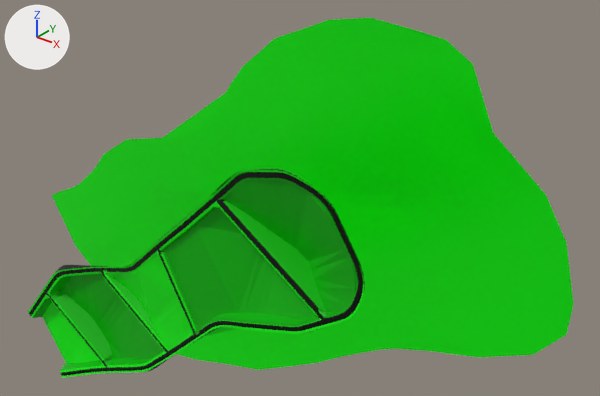
Two versions of the glTF model LandXML2glTF/LandXML/subdivision-2.0/subdivision-2.0.gltf, one commit apart.
Camera for both pictures: a 50 mm camera at (1595.0, -997.0, 1294.0) aimed at (571.0, 284.0, 500.0). The lights are fixed; the arrows at upper left show +X, +Y and +Z. Vertices at the same position are counted once.

The first picture shows 'LandXML Surface :EG', 'LandXML Surface :FG'.
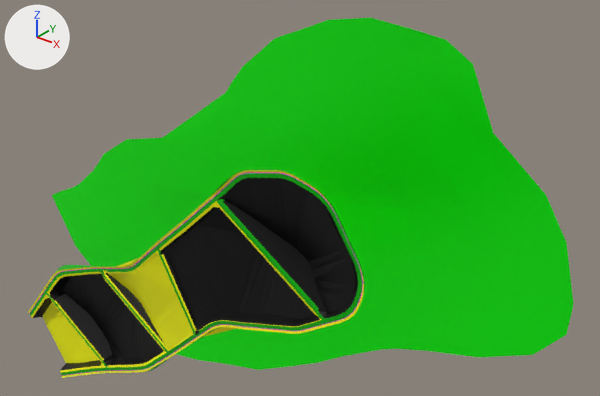
Changed parts and their boxes [x1, y1, x2, y2] in the pictures (600 x 396 px):
part 1 of me_fg, recoloured
    both: [30, 169, 365, 375]
part 2 of me_fg, recoloured (green to black)
    both: [33, 178, 358, 370]
part 3 of me_fg, recoloured
    both: [29, 172, 363, 376]
part 4 of me_fg, recoloured (green to yellow)
    both: [28, 170, 364, 378]

What the commit changed:
me_fg has 2716 vertices, 5241 faces and spans x 0.0..964.0, y -77.0..0.0, z 0.0..741.0.
me_fg is used by ob_landxml_surface__fg; location (0.0, 0.0, 0.0).
me_fg part 1: all 1741 faces that had it switch from mat_ashphalt_1 (black #000000) to mat_grass_3 (green #00bc00).
me_fg part 2: all 836 faces that had it switch from mat_grass_3 (green #00bc00) to mat_ashphalt_1 (black #000000).
me_fg part 3: all 784 faces that had it switch from mat_concrete_bare_2135_2607_small (white #ffffff) to mat_material_4 (pink #ff00ff).
me_fg part 4: all 1880 faces that had it switch from mat_just_add_bison (green #00ff00) to mat_material_5 (yellow #ffff00).
